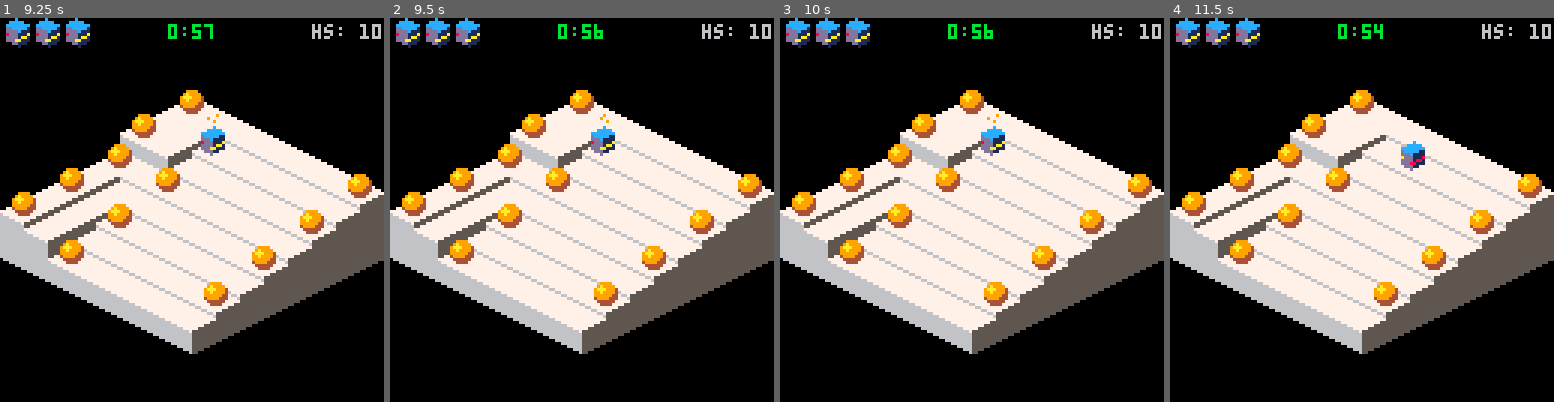
Above: before the commit, frames 1-4 (left to right).
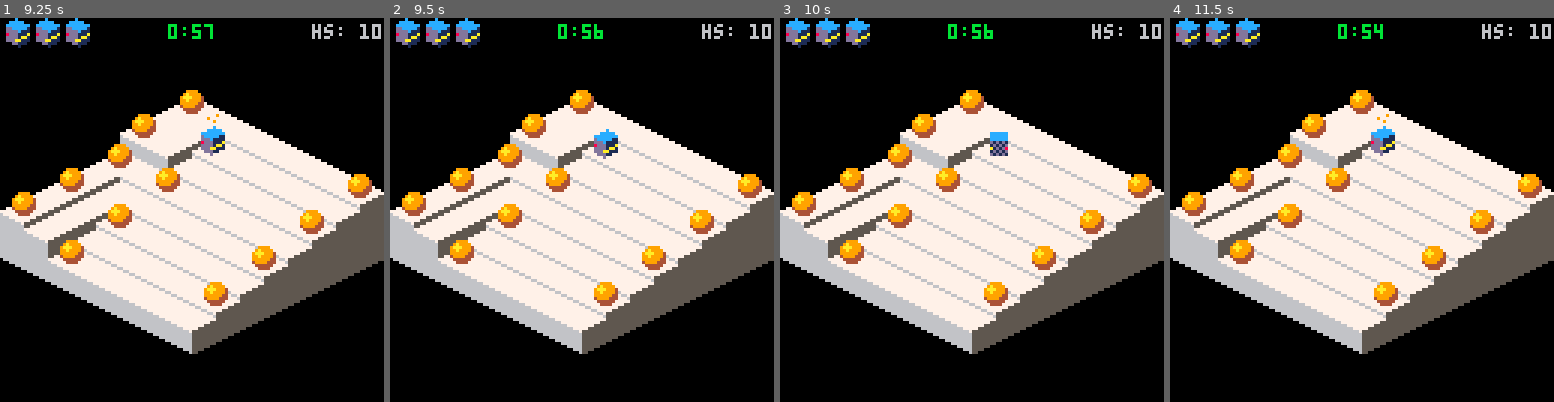
Above: after the commit, the same moments.

Repository: erwinbonsma/BumbleBotsPico8
Game: PICO-8 cartridge rolmops.p8
Two runs of this game, one before a commit and one after it. Both use one fixed random seed, a clock stepped at 60 frames per second and the inputs below.
Inputs:
- Up to frame 1 (9.25 s): tap O (Z key) at 0.7, 1.7, 2.1, 2.5, 2.9, 3.3, 3.7, 4.1, 4.5, 4.9, 5.3, 5.7, 6.1, 6.5, 6.9, 7.3, 7.7, 8.1, 8.5, 8.9 s; hold Right 1.6-2.1 s; hold Up 2.15-2.42 s; hold Right 2.47-3.03 s; hold Left 3.08-3.58 s; hold Down 3.63-3.97 s; hold Right 4.02-4.68 s; hold Up 4.73-5.03 s; hold Left 5.08-5.68 s; hold Down 5.73-6.03 s; hold Right 6.08-6.58 s; hold Right 6.63-7.13 s; hold Up 7.18-7.45 s; hold Right 7.5-8.07 s; hold Left 8.12-8.62 s; hold Down 8.67-9 s; hold Right from 9.05 s (still down)
- Up to frame 2 (9.5 s): keep holding Right; tap O (Z key) at 9.3 s
- Up to frame 3 (10 s): tap O (Z key) at 9.7 s; release Right at 9.72 s; hold Up from 9.77 s (still down)
- Up to frame 4 (11.5 s): release Up at 10.07 s; tap O (Z key) every 0.4 s from 10.1 to 11.3 s; hold Left 10.12-10.72 s; hold Down 10.77-11.07 s; hold Right from 11.12 s (still down)

Frame 1 is identical in both runs. In frame 2, 0.3% of the frame differs, in the area x 52-60%, y 25-37%; in frame 3, 0.4%; in frame 4, 0.8%, in the area x 52-67%, y 25-40%.

Commit message:
Fixed bump for player
Sometimes a single forward motion could introduce two bumps. This regression was introduced when adding instant retreat but is now fixed.

Diff:
--- a/rolmops.p8
+++ b/rolmops.p8
@@ -1454,6 +1454,7 @@
  elseif (
   self:moving() and
   desired_mov_dir!=0 and
+  not self:is_dazed() and
   self.mov_dir*self.mov_inc!=
   desired_mov_dir
  ) then
